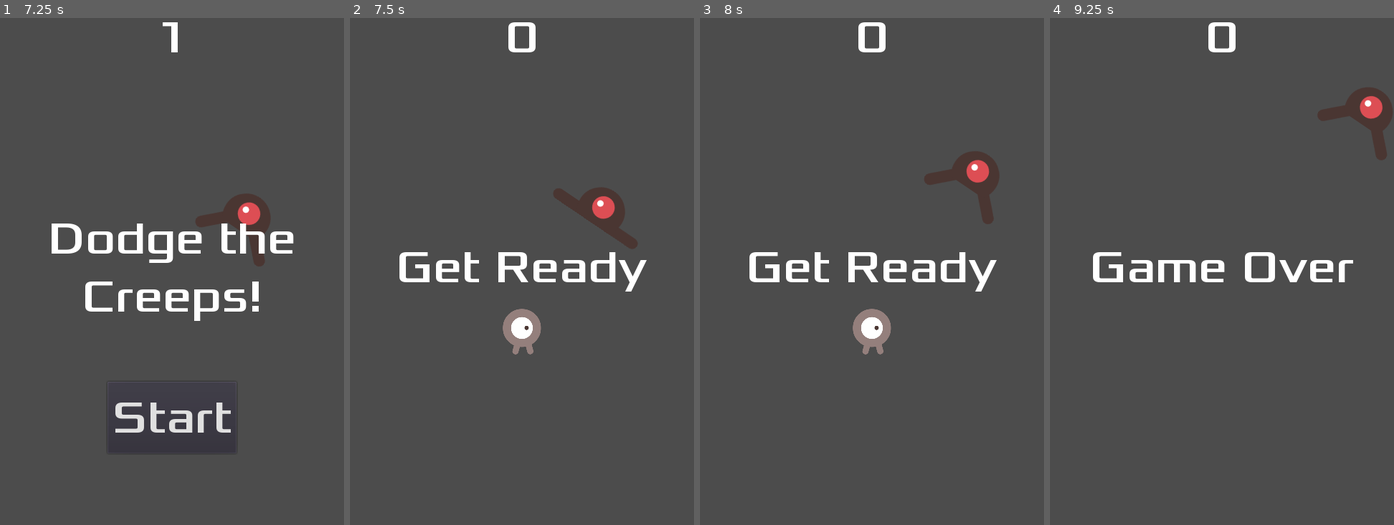
Above: before the commit, frames 1-4 (left to right).
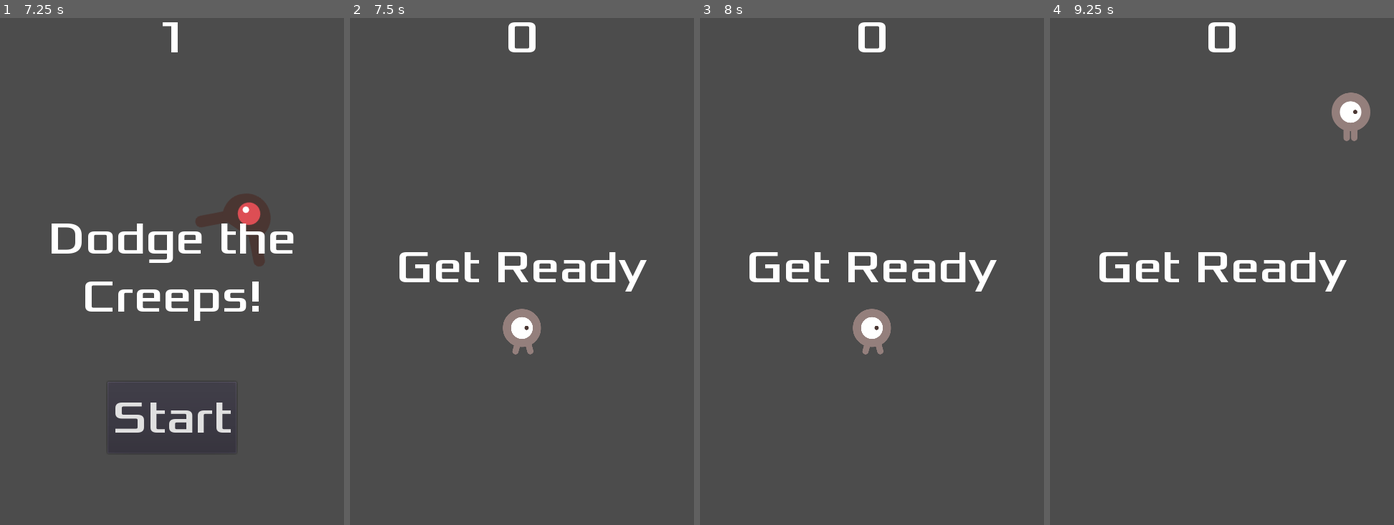
Above: after the commit, the same moments.

Repository: bristol-pride-game-jam/Honey
Game: Godot game, scene res://Main.tscn
Two runs of this game, one before a commit and one after it. Both use one fixed random seed, a clock stepped at 60 frames per second and the inputs below. The project has no main scene, so this scene is started directly.
Inputs:
- Up to frame 1 (7.25 s): click "Start" at 0.5 s; tap Enter at 1.25 s; hold Right (ui_right) 1.28-2.03 s; hold Down (ui_down) 2.03-2.78 s; hold Right (ui_right) 2.78-3.53 s; hold Up (ui_up) 3.53-4.28 s; hold Left (ui_left) 4.28-5.78 s; hold Down (ui_down) 5.78-6.53 s; hold Right (ui_right) from 6.53 s (still down)
- Up to frame 2 (7.5 s): release Right (ui_right) at 7.25 s; click "Start" at 7.25 s
- Up to frame 3 (8 s): no input
- Up to frame 4 (9.25 s): hold Up (ui_up) 8.03-8.78 s; hold Right (ui_right) from 8.78 s (still down)

Frame 1 is identical in both runs. In frame 2, 1.2% of the frame differs, in the area x 59-84%, y 33-46%; in frame 3, 1.2%; in frame 4, 3.8%, in the area x 12-100%, y 13-54%.

Commit message:
Clearing mobs on new game

Diff:
--- a/Main.gd
+++ b/Main.gd
@@ -53,3 +53,6 @@
 	# Set the velocity (speed & direction).
 	mob.linear_velocity = Vector2(rand_range(mob.min_speed, mob.max_speed), 0)
 	mob.linear_velocity = mob.linear_velocity.rotated(direction)
+	# Connects a new even to the mob to be fired when the game starts
+	# We have to do this as the mob won't exist until it's generated above
+	$HUD.connect("start_game", mob, "_on_start_game")
--- a/Mob.gd
+++ b/Mob.gd
@@ -16,3 +16,7 @@
 # Queues the node for deletion, including all child nodes
 func _on_Visibility_screen_exited():
 	queue_free()
+
+# Delete this mob when a new game is started, clearing the screen
+func _on_start_game():
+	queue_free()
